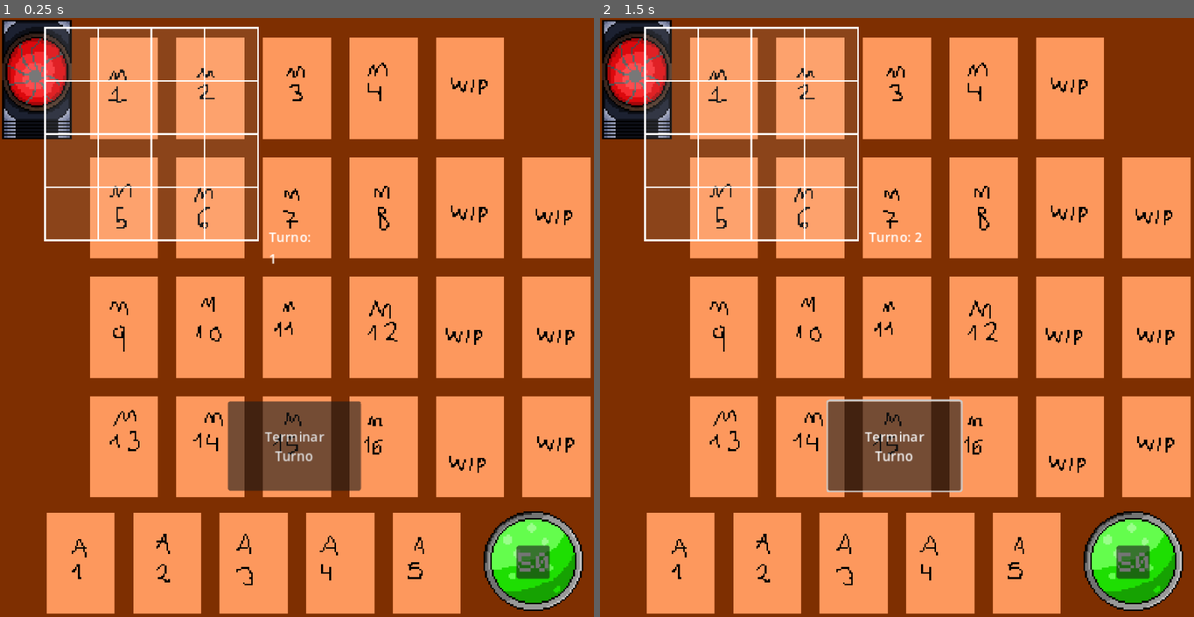
Above: before the commit, frames 1-2 (left to right).
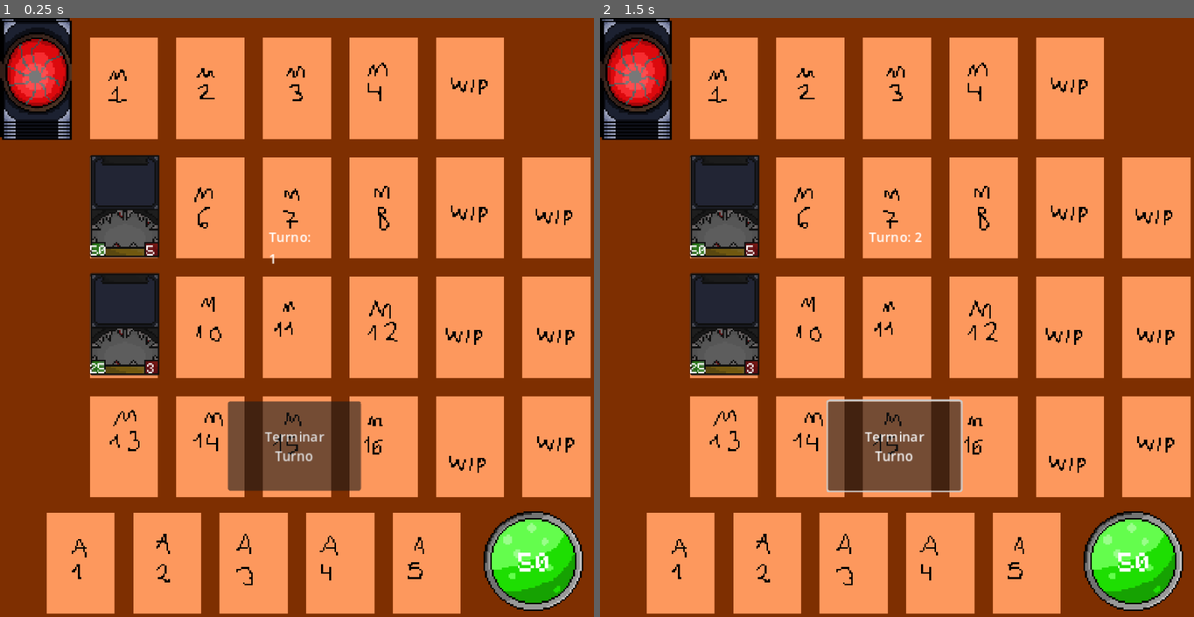
Above: after the commit, the same moments.

Repository: Lucas-Sanguinetti/jefe-desarrollo
Game: Godot game, scene res://Entidades/main.tscn
Same seed, same stepped clock (60 frames per second), same inputs: the game is played once before the commit and once after it.
Inputs (mouse positions are in pixels of both pictures, inside the frame that each line leads up to):
- Up to frame 1 (0.25 s): no input
- Up to frame 2 (1.5 s): click "Terminar Turno" at 0.5 s; move the mouse to (1027, 287) at 1.27 s; click (1027, 287) at 1.42 s

The runs differ from the first frame. In frame 1, 11% of the frame differs, in the area x 0-93%, y 0-94%; in frame 2, 11%.
Error before the commit: Invalid assignment of property or key 'text' with value of type 'String' on a base object of type 'null instance'. (res://singleton/life_manager.gd:10)

Commit message:
se spawnean al azar

Diff:
--- a/Entidades/Cartas/CardData.gd
+++ b/Entidades/Cartas/CardData.gd
@@ -1,6 +1,6 @@
 extends Resource
 class_name CardData
 
-#@export var name: String
+@export var escena: PackedScene
 @export var sprite: Texture2D
 #@export var description: String
--- a/Entidades/Cartas/carta.gd
+++ b/Entidades/Cartas/carta.gd
@@ -4,12 +4,13 @@
 @export var data: CardData
 
 @onready var sprite: Sprite2D = $Sprite
+var grid_pos:Vector2
 signal mouseSobreCarta
 signal mouseFueraCarta
 
 # Called when the node enters the scene tree for the first time.
 func _ready() -> void:
-	get_parent().connect_card_signals(self)
+	#get_parent().connect_card_signals(self)
 	sprite.texture = data.sprite
 
 	 #Lógica condicional según el tipo de carta
@@ -26,6 +27,9 @@
 func _process(delta: float) -> void:
 	pass
 
+func setup(data: CardData):
+	self.data = data
+	# Podés usar los datos acá
 
 func _on_area_mouse_entered() -> void:
 	emit_signal("mouseSobreCarta",self)
--- a/Entidades/Cartas/carta.tscn
+++ b/Entidades/Cartas/carta.tscn
@@ -11,7 +11,6 @@
 
 [node name="Sprite" type="Sprite2D" parent="."]
 texture_filter = 1
-scale = Vector2(2, 2)
 
 [node name="Area" type="Area2D" parent="."]
 
@@ -27,6 +26,7 @@
 offset_bottom = 62.0
 
 [node name="Ataque" type="Label" parent="Panel"]
+texture_filter = 1
 layout_mode = 0
 offset_left = 66.0
 offset_top = 109.0
@@ -40,12 +40,13 @@
 autowrap_mode = 2
 
 [node name="Vida" type="Label" parent="Panel"]
+texture_filter = 1
 layout_mode = 1
 anchors_preset = -1
 offset_left = 2.0
-offset_top = 108.0
+offset_top = 109.0
 offset_right = 18.0
-offset_bottom = 124.0
+offset_bottom = 125.0
 theme_override_fonts/font = ExtResource("3_pt1tv")
 theme_override_font_sizes/font_size = 16
 text = "50"
--- a/Entidades/GridMonstruos.gd
+++ b/Entidades/GridMonstruos.gd
@@ -2,6 +2,8 @@
 
 const GRID_SIZE = 4        # 4x4
 const CELL_SIZE = 64       # ancho/alto de cada celda (en píxeles)
+const CellHeigth = 142
+const CellWeigth = 104
 @export var ficha_scene: PackedScene
 
 var grid = []  # array 2D de referencias a fichas
@@ -13,7 +15,7 @@
 		grid[x] = []
 		for y in range(GRID_SIZE):
 			grid[x].append(null)
-	_draw()
+
 
 	## Ejemplo: invocar 5 fichas al azar al empezar
 	#for i in range(5):
@@ -21,39 +23,45 @@
 
 # Convierte posición lógica (x,y) en coordenada de pantalla
 func grid_to_world(x: int, y: int) -> Vector2:
-	return Vector2(x, y) * CELL_SIZE
+	return Vector2(x, y) * Vector2(CellWeigth, CellHeigth)
 
 # Colocar ficha en una posición lógica
-#func place_piece(x: int, y: int) -> bool:
-	#if grid[x][y] != null:
-		#return false  # ya ocupado
-	#var piece = ficha_scene.instantiate()
-	#add_child(piece)
-	#piece.position = grid_to_world(x, y)
-	#piece.grid_pos = Vector2(x, y)
-	#grid[x][y] = piece
-	#return true
+func place_piece(x: int, y: int, cardData: MonsterCardData) -> bool:
+	if grid[x][y] != null:
+		return false  # ya ocupado
+
+	# Setup con los datos de la carta
+
+	var cardPiece = cardData.escena.instantiate()
+	if cardPiece.has_method("setup"):
+		cardPiece.setup(cardData)
+	add_child(cardPiece)
+
+	cardPiece.position = grid_to_world(x, y)
+	cardPiece.grid_pos = Vector2(x, y)
+	grid[x][y] = cardPiece
+	return true
 
 
-# Buscar una celda libre al azar e invocar allí
-#func invoke_random_piece():
-	#var empty_cells = []
+#Buscar una celda libre al azar e invocar allí
+func invoke_random_piece(carta: MonsterCardData):
+	var empty_cells = []
+	for x in range(GRID_SIZE):
+		for y in range(GRID_SIZE):
+			if grid[x][y] == null:
+				empty_cells.append(Vector2(x, y))
+
+	if empty_cells.is_empty():
+		print("No hay más espacios")
+		return
+
+	var pos = empty_cells[randi() % empty_cells.size()]
+	place_piece(pos.x, pos.y, carta)
+
+#funcion puramente para visualizar las celdas y el espaciado
+#func _draw():
 	#for x in range(GRID_SIZE):
 		#for y in range(GRID_SIZE):
-			#if grid[x][y] == null:
-				#empty_cells.append(Vector2(x, y))
-#
-	#if empty_cells.is_empty():
-		#print("No hay más espacios")
-		#return
-#
-	#var pos = empty_cells[randi() % empty_cells.size()]
-	#place_piece(pos.x, pos.y)
-
-#funcion puramente para visualizar las celdas y el espaciado
-func _draw():
-	for x in range(GRID_SIZE):
-		for y in range(GRID_SIZE):
-			var rect = Rect2(Vector2(x, y) * CELL_SIZE, Vector2(CELL_SIZE, CELL_SIZE))
-			draw_rect(rect, Color(1, 1, 1, 0.1), true)   # relleno semitransparente
-			draw_rect(rect, Color(1, 1, 1), false, 2.0) # borde blanco
+			#var rect = Rect2(Vector2(x, y) * Vector2(CellWeigth, CellHeigth), Vector2(CellWeigth, CellHeigth))
+			#draw_rect(rect, Color(1, 1, 1, 0.1), true)   # relleno semitransparente
+			#draw_rect(rect, Color(1, 1, 1), false, 2.0) # borde blanco
--- a/Entidades/card_slot.gd
+++ b/Entidades/card_slot.gd
@@ -1,6 +1,8 @@
 # CardSlot.gd
 extends Node2D
 class_name CardSlot
+
+
 
 @export var is_occupied: bool = false
 var current_card: Node2D = null
@@ -8,6 +10,7 @@
 func place_card(card: Node2D) -> bool:
 	if is_occupied:
 		return false
+
 
 	current_card = card
 	is_occupied = true
--- /dev/null
+++ b/Entidades/deck_drawer.gd
@@ -0,0 +1,13 @@
+extends Node
+## esto se tiene que transformar a un state machine que pida al mazo de mosntruos
+
+# Called when the node enters the scene tree for the first time.
+func _ready() -> void:
+	pass
+
+func draw():
+	return MonsterDeck.draw1()
+
+# Called every frame. 'delta' is the elapsed time since the previous frame.
+func _process(delta: float) -> void:
+	pass
--- a/Entidades/main.tscn
+++ b/Entidades/main.tscn
@@ -7,10 +7,8 @@
 [ext_resource type="Resource" uid="uid://2630l8e8maqo" path="res://Resources/Armas/arma1.tres" id="4_n8fjv"]
 [ext_resource type="PackedScene" uid="uid://7rgw566lpfxe" path="res://Entidades/monster_spawner.tscn" id="4_yojer"]
 [ext_resource type="Resource" uid="uid://1chp51lvkq0q" path="res://Resources/Monstruos/monstruo1.tres" id="5_3akp0"]
-[ext_resource type="PackedScene" uid="uid://r3uw2a7pd3o6" path="res://Entidades/monster_deck.tscn" id="5_j43no"]
-[ext_resource type="PackedScene" uid="uid://ftsm1b1thgfn" path="res://Entidades/card_slot.tscn" id="6_yojer"]
+[ext_resource type="PackedScene" uid="uid://r3uw2a7pd3o6" path="res://singleton/monster_deck.tscn" id="5_j43no"]
 [ext_resource type="PackedScene" uid="uid://bs1jxfpbg20dx" path="res://singleton/life_manager.tscn" id="9_3akp0"]
-[ext_resource type="Script" uid="uid://brt8rjbtiqry8" path="res://Entidades/GridMonstruos.gd" id="10_rq0b7"]
 
 [node name="Main" type="Node"]
 script = ExtResource("1_3akp0")
@@ -30,111 +28,15 @@
 position = Vector2(129, 214)
 data = ExtResource("5_3akp0")
 
-[node name="monsterSpawner" parent="." instance=ExtResource("4_yojer")]
-monsterDeck = null
-
 [node name="MonsterDeck" parent="." instance=ExtResource("5_j43no")]
-position = Vector2(23, 38)
+position = Vector2(23, 39)
 scale = Vector2(1.0182925, 1.0105634)
 
-[node name="GrillasVisibles" type="Node2D" parent="."]
-visible = false
+[node name="monsterSpawner" parent="." instance=ExtResource("4_yojer")]
+position = Vector2(150, 85)
 
 [node name="LifeManager" parent="." instance=ExtResource("9_3akp0")]
 position = Vector2(641, 655)
-
-[node name="GrillaMonstruos" type="Node2D" parent="GrillasVisibles"]
-position = Vector2(56, 15)
-metadata/_edit_group_ = true
-
-[node name="CardSlot" parent="GrillasVisibles/GrillaMonstruos" instance=ExtResource("6_yojer")]
-position = Vector2(19, 28)
-
-[node name="CardSlot2" parent="GrillasVisibles/GrillaMonstruos" instance=ExtResource("6_yojer")]
-position = Vector2(72, 28)
-
-[node name="CardSlot3" parent="GrillasVisibles/GrillaMonstruos" instance=ExtResource("6_yojer")]
-position = Vector2(124, 28)
-
-[node name="CardSlot4" parent="GrillasVisibles/GrillaMonstruos" instance=ExtResource("6_yojer")]
-position = Vector2(176, 28)
-
-[node name="CardSlot5" parent="GrillasVisibles/GrillaMonstruos" instance=ExtResource("6_yojer")]
-position = Vector2(20, 101)
-
-[node name="CardSlot6" parent="GrillasVisibles/GrillaMonstruos" instance=ExtResource("6_yojer")]
-position = Vector2(73, 101)
-
-[node name="CardSlot7" parent="GrillasVisibles/GrillaMonstruos" instance=ExtResource("6_yojer")]
-position = Vector2(125, 101)
-
-[node name="CardSlot8" parent="GrillasVisibles/GrillaMonstruos" instance=ExtResource("6_yojer")]
-position = Vector2(177, 101)
-
-[node name="CardSlot9" parent="GrillasVisibles/GrillaMonstruos" instance=ExtResource("6_yojer")]
-position = Vector2(20, 172)
-
-[node name="CardSlot10" parent="GrillasVisibles/GrillaMonstruos" instance=ExtResource("6_yojer")]
-position = Vector2(73, 172)
-
-[node name="CardSlot11" parent="GrillasVisibles/GrillaMonstruos" instance=ExtResource("6_yojer")]
-position = Vector2(125, 172)
-
-[node name="CardSlot12" parent="GrillasVisibles/GrillaMonstruos" instance=ExtResource("6_yojer")]
-position = Vector2(177, 172)
-
-[node name="CardSlot13" parent="GrillasVisibles/GrillaMonstruos" instance=ExtResource("6_yojer")]
-position = Vector2(20, 244)
-
-[node name="CardSlot14" parent="GrillasVisibles/GrillaMonstruos" instance=ExtResource("6_yojer")]
-position = Vector2(73, 244)
-
-[node name="CardSlot15" parent="GrillasVisibles/GrillaMonstruos" instance=ExtResource("6_yojer")]
-position = Vector2(125, 244)
-
-[node name="CardSlot16" parent="GrillasVisibles/GrillaMonstruos" instance=ExtResource("6_yojer")]
-position = Vector2(177, 244)
-
-[node name="GrillaArmas" type="Node2D" parent="GrillasVisibles"]
-position = Vector2(261, 84)
-metadata/_edit_group_ = true
-
-[node name="CardSlot" parent="GrillasVisibles/GrillaArmas" instance=ExtResource("6_yojer")]
-position = Vector2(22, 31)
-
-[node name="CardSlot2" parent="GrillasVisibles/GrillaArmas" instance=ExtResource("6_yojer")]
-position = Vector2(73, 31)
-
-[node name="CardSlot3" parent="GrillasVisibles/GrillaArmas" instance=ExtResource("6_yojer")]
-position = Vector2(23, 103)
-
-[node name="CardSlot4" parent="GrillasVisibles/GrillaArmas" instance=ExtResource("6_yojer")]
-position = Vector2(75, 102)
-
-[node name="CardSlot5" parent="GrillasVisibles/GrillaArmas" instance=ExtResource("6_yojer")]
-position = Vector2(23, 174)
-
-[node name="CardSlot6" parent="GrillasVisibles/GrillaArmas" instance=ExtResource("6_yojer")]
-position = Vector2(75, 175)
-
-[node name="GrillaJugador" type="Node2D" parent="GrillasVisibles"]
-position = Vector2(28, 298)
-metadata/_edit_group_ = true
-
-[node name="CardSlot" parent="GrillasVisibles/GrillaJugador" instance=ExtResource("6_yojer")]
-position = Vector2(19, 30)
-
-[node name="CardSlot2" parent="GrillasVisibles/GrillaJugador" instance=ExtResource("6_yojer")]
-position = Vector2(71, 30)
-
-[node name="CardSlot3" parent="GrillasVisibles/GrillaJugador" instance=ExtResource("6_yojer")]
-position = Vector2(124, 30)
-
-[node name="CardSlot4" parent="GrillasVisibles/GrillaJugador" instance=ExtResource("6_yojer")]
-position = Vector2(176, 30)
-
-[node name="CardSlot5" parent="GrillasVisibles/GrillaJugador" instance=ExtResource("6_yojer")]
-position = Vector2(228, 30)
 
 [node name="Button" type="Button" parent="."]
 anchors_preset = -1
@@ -163,7 +65,3 @@
 offset_bottom = -214.05301
 text = "Turno:
 1"
-
-[node name="GridMonstruos" type="Node2D" parent="."]
-position = Vector2(54, 12)
-script = ExtResource("10_rq0b7")
--- a/Entidades/monster_deck.tscn
+++ /dev/null
@@ -1,15 +0,0 @@
-[gd_scene load_steps=3 format=3 uid="uid://r3uw2a7pd3o6"]
-
-[ext_resource type="Script" uid="uid://cli218hw4m8vd" path="res://Entidades/monster_deck.gd" id="1_8nkwt"]
-[ext_resource type="Texture2D" uid="uid://4meheoaljcjk" path="res://Assets/cards/reescalado/deck.png" id="2_2yjiu"]
-
-[node name="MonsterDeck" type="Node2D"]
-texture_filter = 1
-position = Vector2(20.75, 35.75)
-scale = Vector2(1.0121951, 1.0070423)
-script = ExtResource("1_8nkwt")
-
-[node name="Sprite2D" type="Sprite2D" parent="."]
-position = Vector2(20.746986, 35.74825)
-scale = Vector2(1.0060241, 1.0034965)
-texture = ExtResource("2_2yjiu")
--- a/Entidades/monster_spawner.gd
+++ b/Entidades/monster_spawner.gd
@@ -1,92 +1,39 @@
-extends Node
+extends Node2D
 
-@export var monsterDeck: PackedScene
-@onready var grid = $Grid
-@onready var deck = $Deck
-@onready var turn_button = $TurnButton
-@onready var turn_label = $UI/TurnLabel
 
-var card_slots: Array[CardSlot] = []
-var deck_cards: Array[Node2D] = []
+@onready var grid_monstruos: Node2D = $GridMonstruos
+@onready var deck_drawer: Node = $DeckDrawer
+
 var cards_per_turn: int = 2  # Cantidad de cartas por turno
 var current_turn: int = 0
 var deck_index: int = 0
 
 func _ready():
-	# Inicializar slots
-	#setup_card_slots()
+	turn_loader()
 
-	# Inicializar deck
-	#setup_deck()
-
-	# Conectar botón
-	#turn_button.pressed.connect(_on_turn_button_pressed)
-
-	# Actualizar UI
-	#update_turn_display()
+func _on_turn_button_pressed():
+	#place_cards_randomly()
 	pass
 
-func setup_card_slots():
-	# Obtener todos los CardSlots del grid
-	for child in grid.get_children():
-		if child is CardSlot:
-			card_slots.append(child)
+func turn_loader():
+	for i in cards_per_turn:
+		place_monster()
 
-func setup_deck():
-	# Obtener todas las cartas del deck en orden
-	for child in deck.get_children():
-		deck_cards.append(child)
+func place_monster():
+	var monster:MonsterCardData = deck_drawer.draw()
+	grid_monstruos.invoke_random_piece(monster)
 
-func _on_turn_button_pressed():
-	place_cards_randomly()
-
-func place_cards_randomly():
-	# Verificar si tenemos cartas disponibles
-	if deck_index >= deck_cards.size():
-		print("No hay más cartas en el deck")
-		turn_button.disabled = true
-		return
-
-	# Obtener slots vacíos
-	var empty_slots = get_empty_slots()
-
-	if empty_slots.is_empty():
-		print("No hay slots vacíos")
-		return
-
-	# Calcular cuántas cartas colocar
-	var cards_to_place = min(cards_per_turn, deck_cards.size() - deck_index, empty_slots.size())
-
-	# Mezclar los slots vacíos para colocación aleatoria
-	empty_slots.shuffle()
-
-	# Colocar las cartas
-	for i in range(cards_to_place):
-		var card = deck_cards[deck_index]
-		var slot = empty_slots[i]
-
-		if slot.place_card(card):
-			deck_index += 1
-			print("Carta colocada en slot: ", slot.name)
-
-	# Actualizar turno y UI
+func change_turn():
+	cards_per_turn += 1
 	current_turn += 1
-	update_turn_display()
-
-func get_empty_slots() -> Array[CardSlot]:
-	var empty: Array[CardSlot] = []
-
-	for slot in card_slots:
-		if not slot.is_occupied:
-			empty.append(slot)
-
-	return empty
+	#update_turn()
 
 func update_turn_display():
-	turn_label.text = "Turno: " + str(current_turn)
+	pass
+	#turn_label.text = "Turno: " + str(current_turn)
 
 	# Verificar si el botón debe estar activo
-	var empty_slots = get_empty_slots()
-	var has_cards = deck_index < deck_cards.size()
+	#var empty_slots = get_empty_slots()
+	#var has_cards = deck_index < deck_cards.size()
 
-	turn_button.disabled = empty_slots.is_empty() or not has_cards
+	#turn_button.disabled = empty_slots.is_empty() or not has_cards
--- a/Entidades/monster_spawner.tscn
+++ b/Entidades/monster_spawner.tscn
@@ -1,8 +1,17 @@
-[gd_scene load_steps=3 format=3 uid="uid://7rgw566lpfxe"]
+[gd_scene load_steps=5 format=3 uid="uid://7rgw566lpfxe"]
 
 [ext_resource type="Script" uid="uid://bn8l8wfdq5mu3" path="res://Entidades/monster_spawner.gd" id="1_g6bsy"]
-[ext_resource type="PackedScene" uid="uid://r3uw2a7pd3o6" path="res://Entidades/monster_deck.tscn" id="2_62ujj"]
+[ext_resource type="PackedScene" uid="uid://r3uw2a7pd3o6" path="res://singleton/monster_deck.tscn" id="2_62ujj"]
+[ext_resource type="Script" uid="uid://brt8rjbtiqry8" path="res://Entidades/GridMonstruos.gd" id="3_12n11"]
+[ext_resource type="Script" uid="uid://by313uxqf4b20" path="res://Entidades/deck_drawer.gd" id="4_bk33t"]
 
-[node name="MonsterSpawner" type="Node"]
+[node name="MonsterSpawner" type="Node2D"]
 script = ExtResource("1_g6bsy")
+
+[node name="GridMonstruos" type="Node2D" parent="."]
+script = ExtResource("3_12n11")
+ficha_scene = ExtResource("2_62ujj")
+
+[node name="DeckDrawer" type="Node" parent="."]
+script = ExtResource("4_bk33t")
 monsterDeck = ExtResource("2_62ujj")
--- a/Resources/Armas/arma1.tres
+++ b/Resources/Armas/arma1.tres
@@ -1,7 +1,7 @@
 [gd_resource type="Resource" script_class="WeaponCardData" load_steps=3 format=3 uid="uid://2630l8e8maqo"]
 
 [ext_resource type="Script" uid="uid://c7dwh0hqpxh8s" path="res://Entidades/Cartas/armasData.gd" id="1_7q35r"]
-[ext_resource type="Texture2D" uid="uid://do6c41f4ml3wo" path="res://Assets/cards/weaponCard.png" id="2_djpva"]
+[ext_resource type="Texture2D" uid="uid://dp1ske3lphppj" path="res://Assets/cards/reescalado/weaponrCard.png" id="2_djpva"]
 
 [resource]
 script = ExtResource("1_7q35r")
--- a/Resources/Monstruos/monstruo1.tres
+++ b/Resources/Monstruos/monstruo1.tres
@@ -1,11 +1,13 @@
-[gd_resource type="Resource" script_class="MonsterCardData" load_steps=3 format=3 uid="uid://1chp51lvkq0q"]
+[gd_resource type="Resource" script_class="MonsterCardData" load_steps=4 format=3 uid="uid://1chp51lvkq0q"]
 
 [ext_resource type="Script" uid="uid://bc4y8iqy4olrb" path="res://Entidades/Cartas/monsterData.gd" id="1_hk80w"]
-[ext_resource type="Texture2D" uid="uid://cn4blxbn0mb8x" path="res://Assets/cards/monsterCard.png" id="2_5nl17"]
+[ext_resource type="PackedScene" uid="uid://dlykyhjrmcfhg" path="res://Entidades/Cartas/carta.tscn" id="1_tbodu"]
+[ext_resource type="Texture2D" uid="uid://by452ho46kenb" path="res://Assets/cards/reescalado/monsterCard.png" id="2_5nl17"]
 
 [resource]
 script = ExtResource("1_hk80w")
 hp = 50
 attack = 5
+escena = ExtResource("1_tbodu")
 sprite = ExtResource("2_5nl17")
 metadata/_custom_type_script = "uid://bc4y8iqy4olrb"
--- /dev/null
+++ b/Resources/Monstruos/monstruo2.tres
@@ -0,0 +1,13 @@
+[gd_resource type="Resource" script_class="MonsterCardData" load_steps=4 format=3 uid="uid://cwcsd2cagjb73"]
+
+[ext_resource type="Script" uid="uid://bc4y8iqy4olrb" path="res://Entidades/Cartas/monsterData.gd" id="1_dbtam"]
+[ext_resource type="PackedScene" uid="uid://dlykyhjrmcfhg" path="res://Entidades/Cartas/carta.tscn" id="1_k1qcm"]
+[ext_resource type="Texture2D" uid="uid://by452ho46kenb" path="res://Assets/cards/reescalado/monsterCard.png" id="2_ahxlh"]
+
+[resource]
+script = ExtResource("1_dbtam")
+hp = 25
+attack = 3
+escena = ExtResource("1_k1qcm")
+sprite = ExtResource("2_ahxlh")
+metadata/_custom_type_script = "uid://bc4y8iqy4olrb"
--- a/project.godot
+++ b/project.godot
@@ -16,7 +16,8 @@
 
 [autoload]
 
-LifeManager="*res://singleton/life_manager.gd"
+LifeManager="*res://singleton/life_manager.tscn"
+MonsterDeck="*res://singleton/monster_deck.tscn"
 
 [display]
 
--- a/singleton/life_manager.gd
+++ b/singleton/life_manager.gd
@@ -1,23 +1,28 @@
 extends Node2D
 
-@export var vidaRestante = 50
+@export var vidaRestante:int = 50
 @onready var vida: Label = $Vida
 
 
 # Called when the node enters the scene tree for the first time.
 func _ready() -> void:
+	initialize()
+
+
+func initialize():
 	vidaRestante = 50
-	vida.text = str(vidaRestante)
+	actualizarVida(vidaRestante)
 
 func gainLife(life: int ):
 	vidaRestante += life
-	vida.text = str(vidaRestante)
+	actualizarVida(vidaRestante)
 
 func looseLife(life: int):
 	vidaRestante -= life
+	actualizarVida(vidaRestante)
+
+func actualizarVida(vidaRestante: int):
 	vida.text = str(vidaRestante)
-
-
 # Called every frame. 'delta' is the elapsed time since the previous frame.
 func _process(delta: float) -> void:
 	pass
--- a/singleton/life_manager.tscn
+++ b/singleton/life_manager.tscn
@@ -22,6 +22,7 @@
 text = "50"
 
 [node name="Panel" type="Panel" parent="."]
+visible = false
 offset_left = -20.0
 offset_top = -19.0
 offset_right = 20.0
--- a/Entidades/monster_deck.gd
+++ b/singleton/monster_deck.gd
@@ -6,28 +6,41 @@
 #var wave2Monsters:Array = []
 #var wave3Monsters:Array = []
 
+@export var monster1:MonsterCardData
+@export var monster2:MonsterCardData
+
+
 # Called when the node enters the scene tree for the first time.
 func _ready() -> void:
 	#deben llenarse los mazos con las cartas guardadas en los resourses
+	wave1Monsters.push_back(monster1)
+	wave1Monsters.push_back(monster2)
 
 	#luego se mezclan los mazos
-	wave1Monsters.shuffle()
+	print(wave1Monsters)
 	#wave2Monsters.shuffle()
 	#wave3Monsters.shuffle()
 
 ##funcion para el state
 func draw1():
-	return wave1Monsters[0]
+	print("robe una carta")
+	var monster:MonsterCardData = wave1Monsters[0]
+	wave1Monsters.remove_at(0)
+	return monster
 
 ##funcion para el state
 func draw2():
 	pass
-	#return wave2Monsters[0]
+	#var monster:Carta = wave1Monsters[0]
+	#wave1Monsters.remove_at(0)
+	#return monster
 
 ##funcion para el state
 func draw3():
 	pass
-	#return wave3Monsters[0]
+	#var monster:Carta = wave1Monsters[0]
+	#wave1Monsters.remove_at(0)
+	#return monster
 
 
 # Called every frame. 'delta' is the elapsed time since the previous frame.
--- /dev/null
+++ b/singleton/monster_deck.tscn
@@ -0,0 +1,19 @@
+[gd_scene load_steps=5 format=3 uid="uid://r3uw2a7pd3o6"]
+
+[ext_resource type="Script" uid="uid://cli218hw4m8vd" path="res://singleton/monster_deck.gd" id="1_svbph"]
+[ext_resource type="Resource" uid="uid://1chp51lvkq0q" path="res://Resources/Monstruos/monstruo1.tres" id="2_3hl6n"]
+[ext_resource type="Resource" uid="uid://cwcsd2cagjb73" path="res://Resources/Monstruos/monstruo2.tres" id="3_ukxup"]
+[ext_resource type="Texture2D" uid="uid://4meheoaljcjk" path="res://Assets/cards/reescalado/deck.png" id="4_6w28h"]
+
+[node name="MonsterDeck" type="Node2D"]
+texture_filter = 1
+position = Vector2(20.75, 35.75)
+scale = Vector2(1.0121951, 1.0070423)
+script = ExtResource("1_svbph")
+monster1 = ExtResource("2_3hl6n")
+monster2 = ExtResource("3_ukxup")
+
+[node name="Sprite2D" type="Sprite2D" parent="."]
+position = Vector2(20.746986, 35.74825)
+scale = Vector2(1.0060241, 1.0034965)
+texture = ExtResource("4_6w28h")
Not shown, added: Entidades/deck_drawer.gd.uid
Not shown: 1 places in Entidades/main.tscn that only renumber resources
Renamed: Entidades/monster_deck.gd.uid -> singleton/monster_deck.gd.uid
